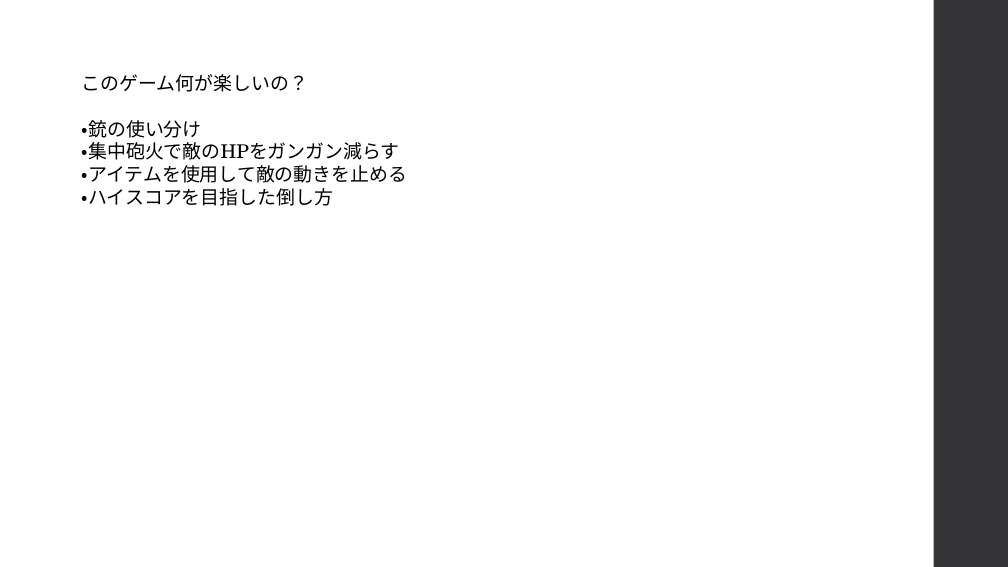
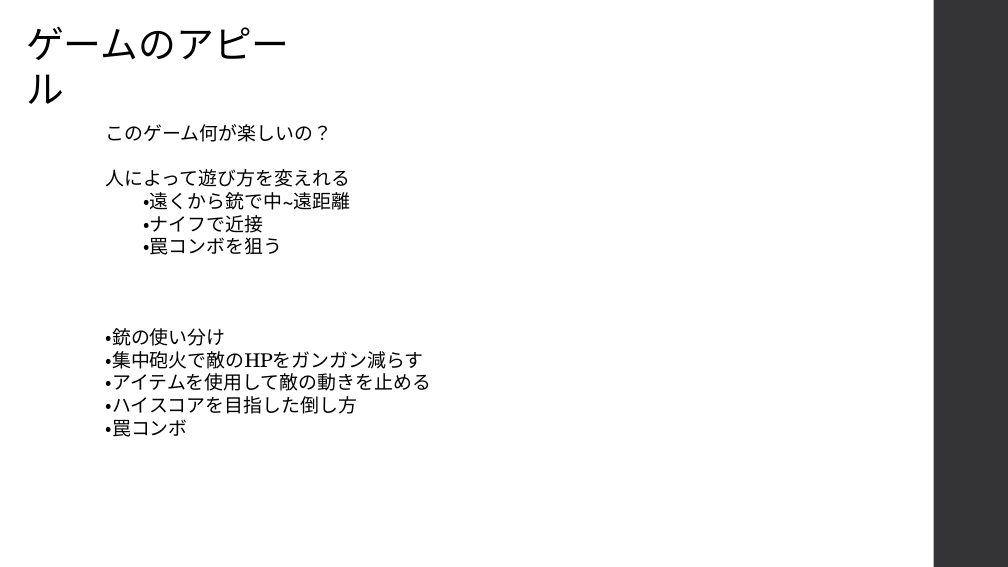
Before and after one commit to kakisawa/ProductionWork, a slide deck: slide 4 of 3DGame_3_NamelessGame/NamelessGame_企画書.pptx (slide 3 before the commit). Drawn at 1008x567 pixels with LibreOffice and Linux fonts; fonts in the diff are those of the drawing. Boxes give left, top, right and bottom in pixels: in the first picture for what was removed or moved away, otherwise in the second. Text is boxed around its words. In the diff, an @@ line names an element or a change of style, - is before the commit and + after.

```diff
--- a/3DGame_3_NamelessGame/NamelessGame_企画書.pptx
+++ b/3DGame_3_NamelessGame/NamelessGame_企画書.pptx
@@ text added at [26,26,289,104], 36 pt, text #000000 @@
+ゲームのアピール
@@ text "このゲーム何が楽しいの？": place and size @@
-text "このゲーム何が楽しいの？" at [82,74,407,206]
+text "このゲーム何が楽しいの？" at [106,124,431,437]
@@ text at [106,169,351,255]: paragraphs added @@
+人によって遊び方を変えれる
+・遠くから銃で中~遠距離
+・ナイフで近接
+・罠コンボを狙う
@@ text at [106,419,188,437]: paragraph added @@
+・罠コンボ
```
Also in this commit, not shown: 3 other slides changed, 2 slides added, 1 slide removed, 2 other files.
